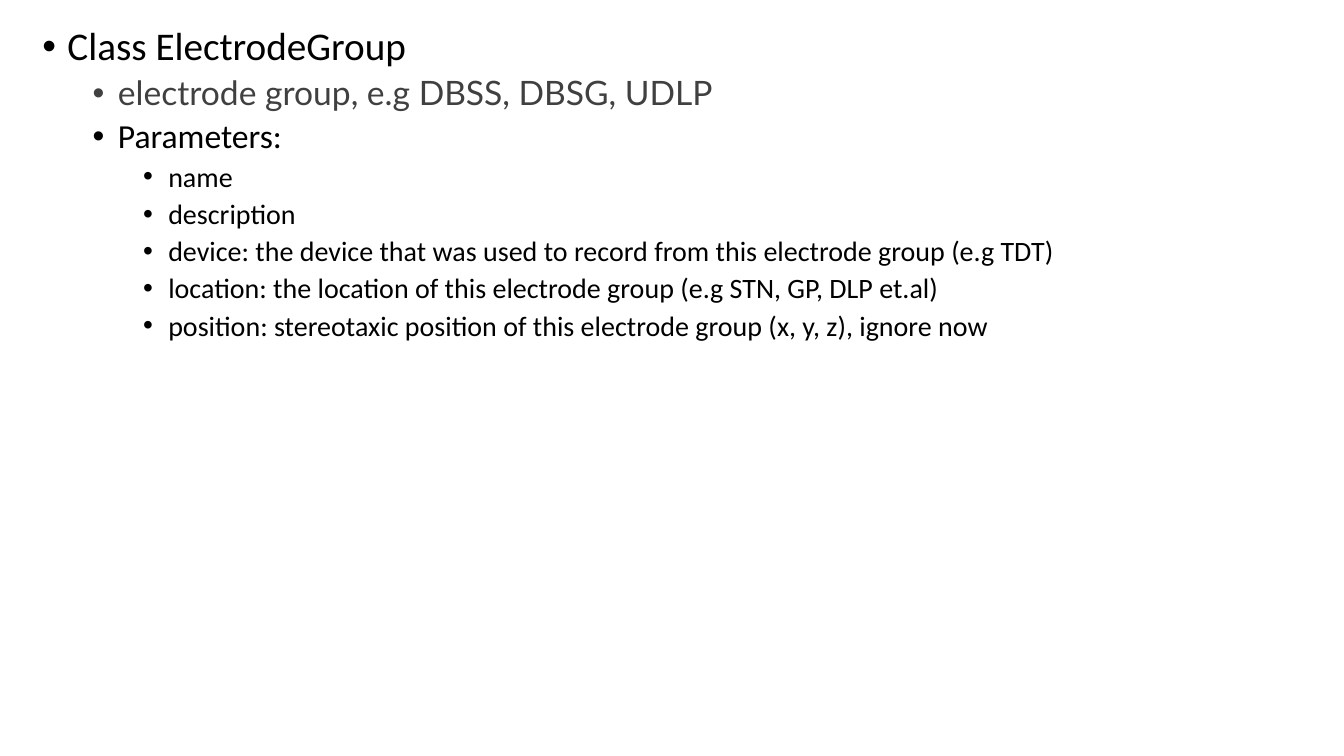
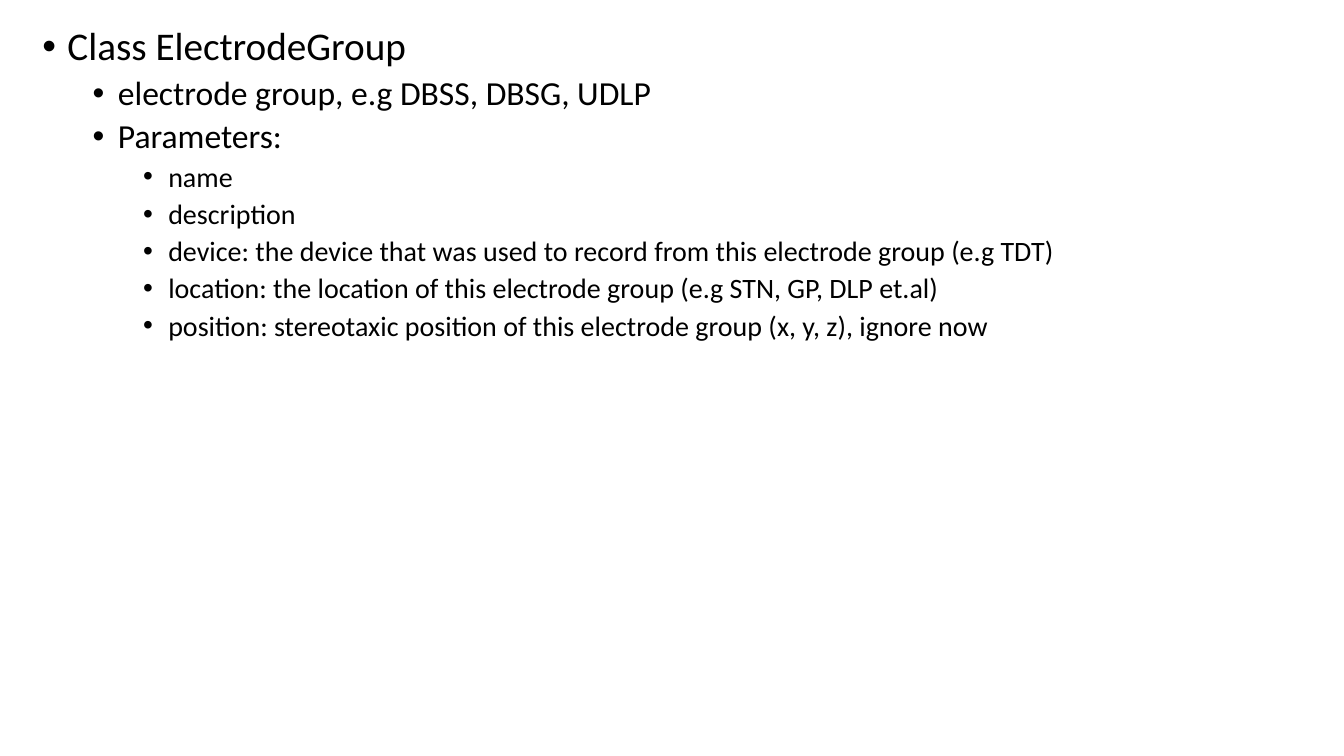
Before and after one commit to yangll0620/NMRCNWBStandardization, a slide deck: slide 3 of NWBUnderstanding.pptx. Drawn at 1344x756 pixels with LibreOffice and Linux fonts; fonts in the diff are those of the drawing. Boxes give left, top, right and bottom in pixels: in the first picture for what was removed or moved away, otherwise in the second. Text is boxed around its words. In the diff, an @@ line names an element or a change of style, - is before the commit and + after.

```diff
--- a/NWBUnderstanding.pptx
+++ b/NWBUnderstanding.pptx
@@ text at [118, 81, 651, 111]: font Lato to Calibri, text colour #404040 to #000000 in "electrode group, e.g DBSS, DBSG, UDLP" @@
```
Also in this commit, not shown: 1 other slide changed, 2 slides added.
